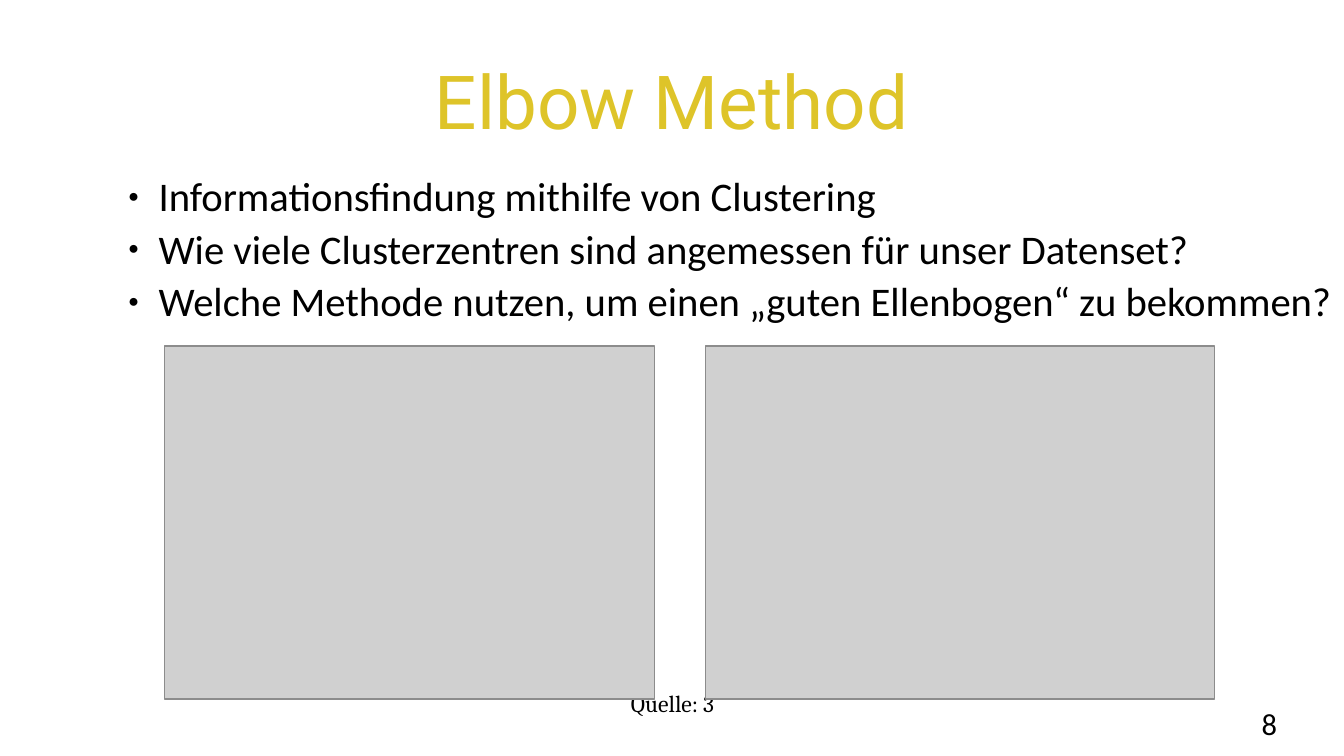
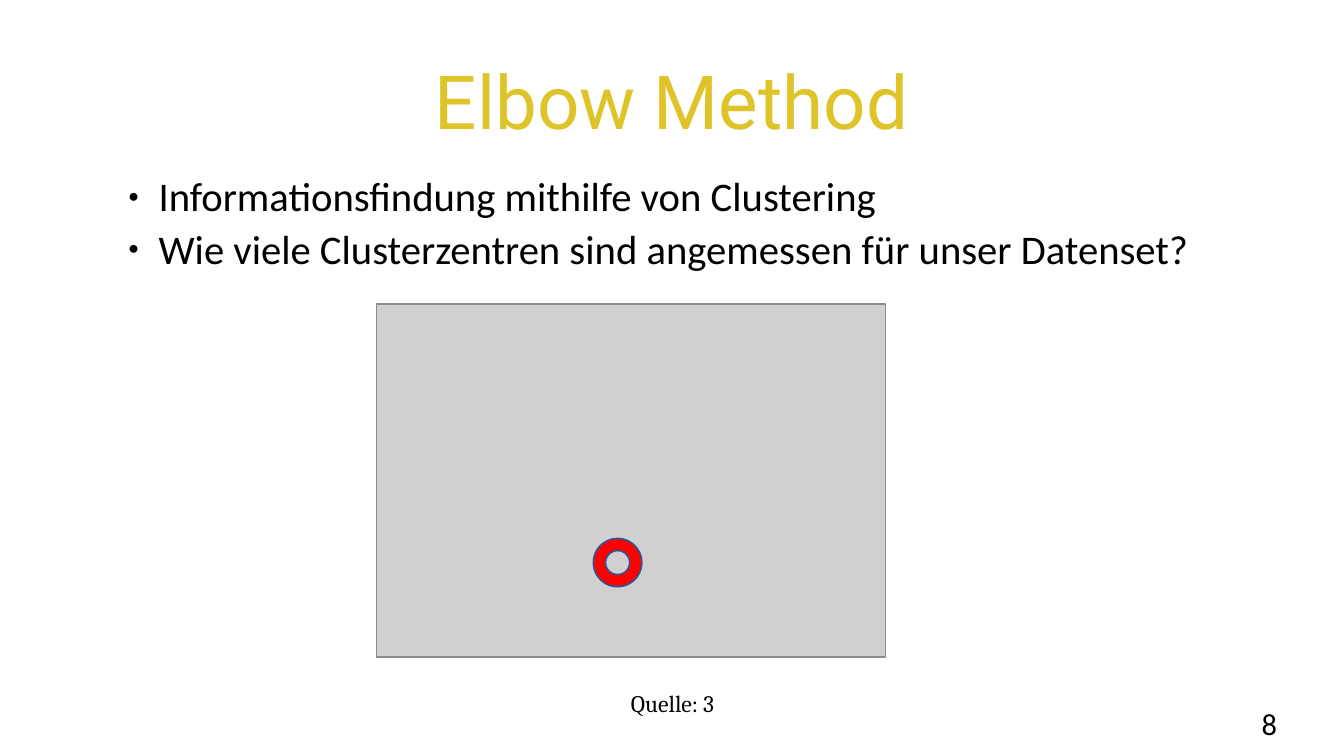
Before and after one commit to ohneBohne/Data_Challenges, a slide deck: slide 8 of Endpräsentation_Fahrrad&Bahn.pptx. Drawn at 1344x756 pixels with LibreOffice and Linux fonts; fonts in the diff are those of the drawing; grey boxes stand for pictures; background and template pictures are left out. Boxes give left, top, right and bottom in pixels: in the first picture for what was removed or moved away, otherwise in the second. Text is boxed around its words. In the diff, an @@ line names an element or a change of style, - is before the commit and + after.

Commit message:
presentation version02

```diff
--- a/Endpräsentation_Fahrrad&Bahn.pptx
+++ b/Endpräsentation_Fahrrad&Bahn.pptx
@@ text at <box>159,287,1331,323</box>: paragraph removed @@
-  ● Welche Methode nutzen, um einen „guten Ellenbogen“ zu bekommen?
@@ picture added at <box>377,304,887,657</box> @@
@@ picture removed at <box>165,346,655,700</box> @@
@@ picture removed at <box>706,346,1216,700</box> @@
@@ donut added at <box>594,539,643,588</box>, fill #FF0000, outline #325491 1 pt @@
```
Also in this commit, not shown: 2 other slides changed, 4 slides added, 1 slide removed, 1 other file.
